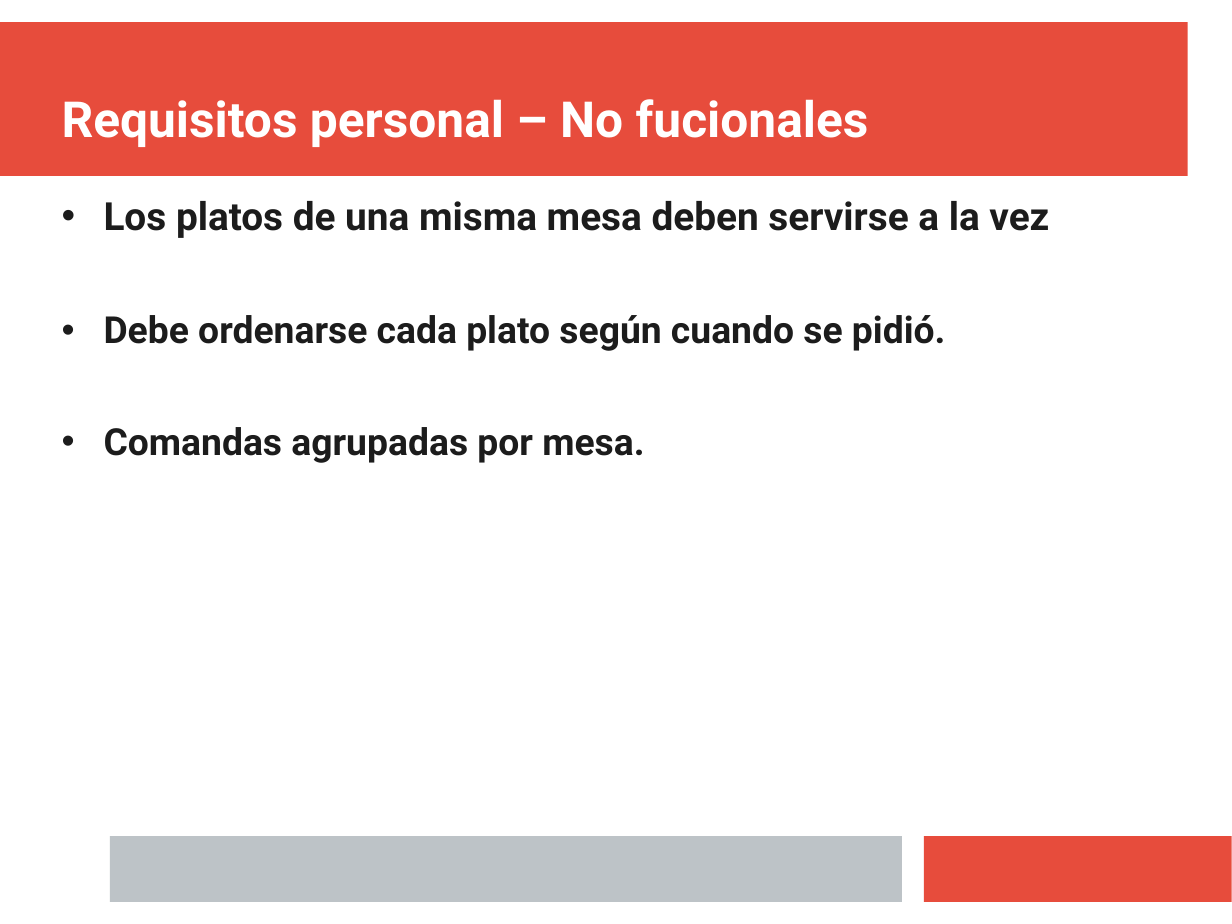
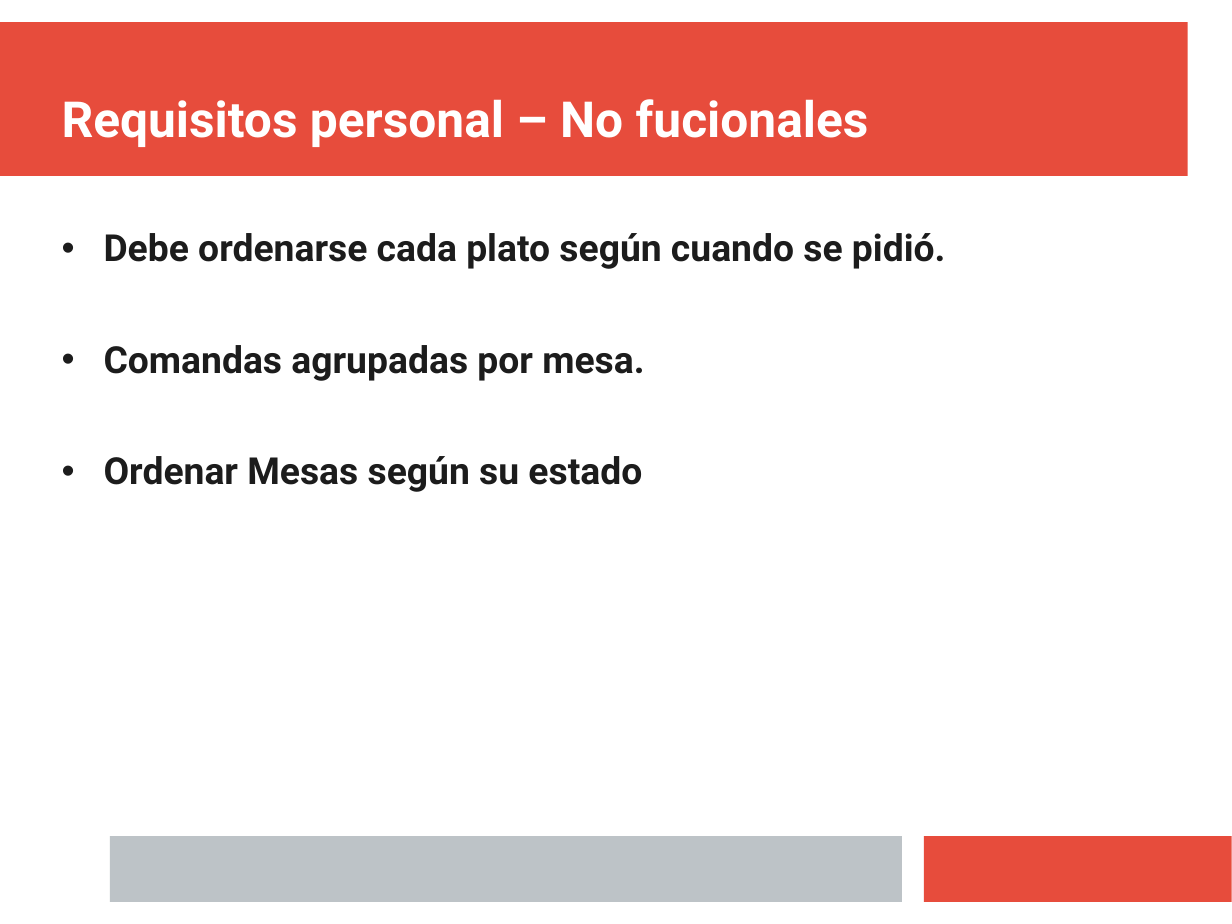
Before and after one commit to Juanba1998/APP-Restaurante, a slide deck: slide 6 of Material/Presentación/presentacion.pptx. Drawn at 1232x924 pixels with LibreOffice and Linux fonts; fonts in the diff are those of the drawing. Boxes give left, top, right and bottom in pixels: in the first picture for what was removed or moved away, otherwise in the second. Text is boxed around its words. In the diff, an @@ line names an element or a change of style, - is before the commit and + after.

Commit message:
Cambio en requisitos y añadidos Diagramas corregidos excepto clase

```diff
--- a/Material/Presentación/presentacion.pptx
+++ b/Material/Presentación/presentacion.pptx
@@ subtitle "Debe ordenarse cada plato según ..." moved from (x1=104, y1=201, x2=1049, y2=463) to (x1=104, y1=233, x2=946, y2=492) @@
@@ subtitle at (x1=104, y1=201, x2=1049, y2=238): paragraph removed @@
-• Los platos de una misma mesa deben servirse a la vez
@@ subtitle at (x1=104, y1=456, x2=642, y2=492): paragraph added @@
+• Ordenar Mesas según su estado
```
Also in this commit, not shown: 4 other slides changed.
